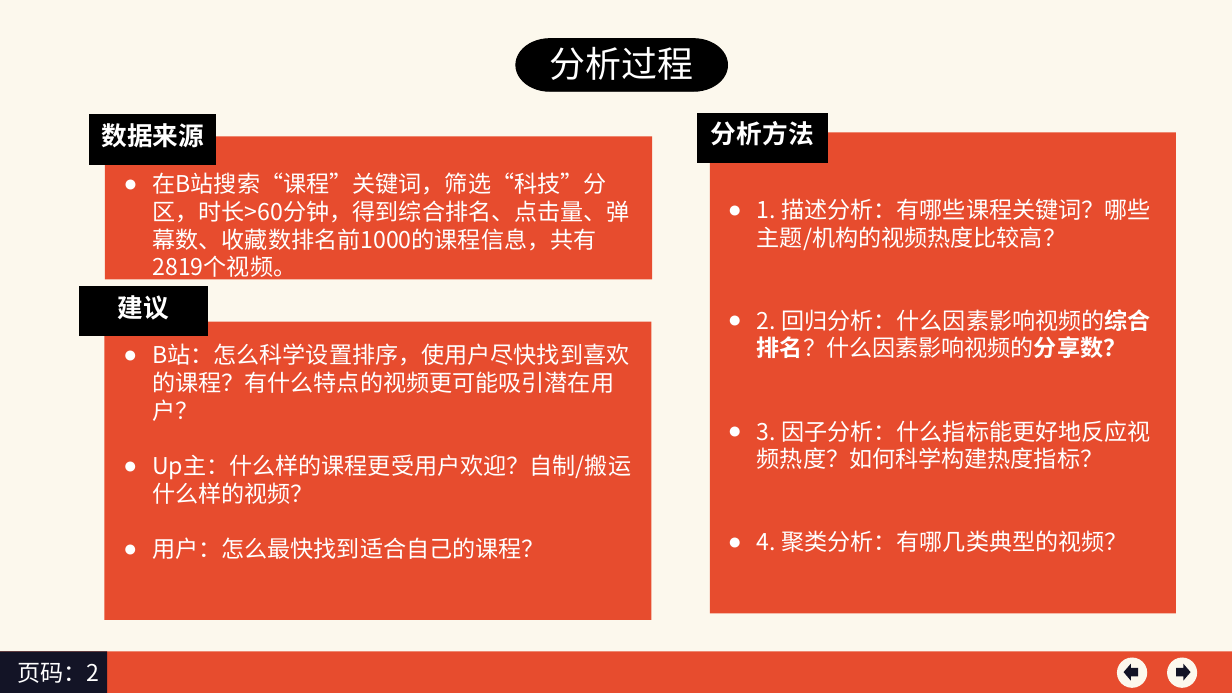
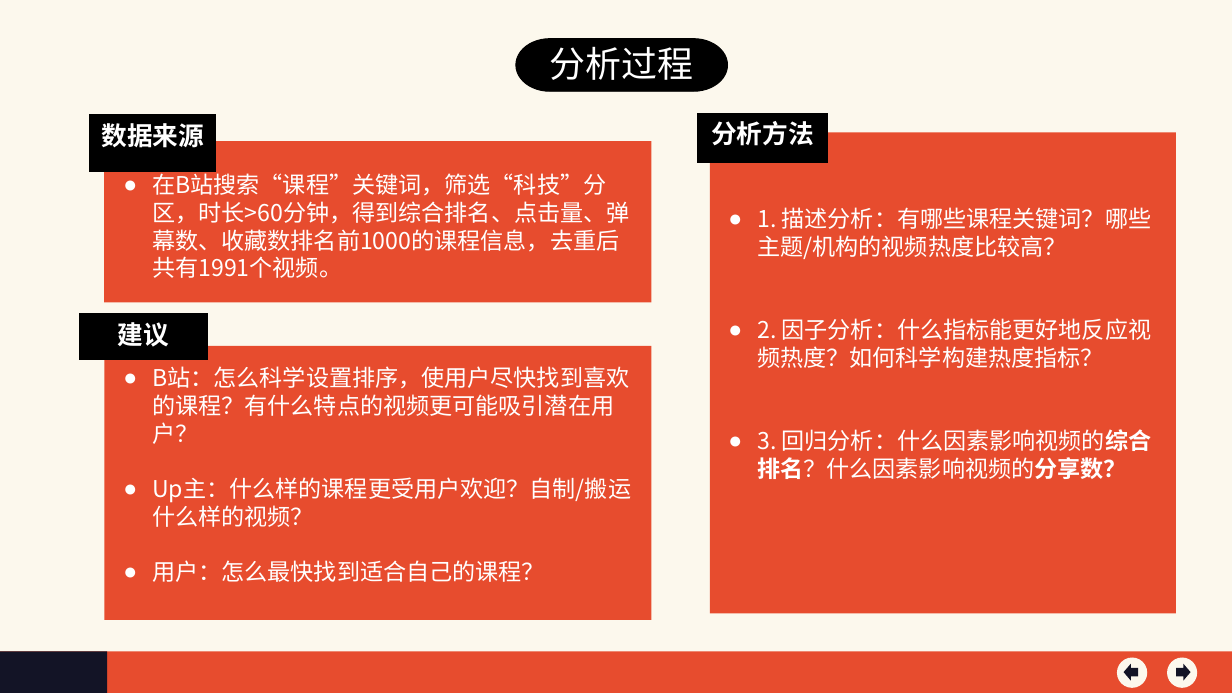
Before and after one commit to YuweiShen/CaseStudy, a slide deck: slide 3 of CaseStudy/B站学习.ppt. Drawn at 1232x693 pixels with LibreOffice and Linux fonts; fonts in the diff are those of the drawing. Boxes give left, top, right and bottom in pixels: in the first picture for what was removed or moved away, otherwise in the second. Text is boxed around its words. In the diff, an @@ line names an element or a change of style, - is before the commit and + after.

```diff
--- a/CaseStudy/B站学习.ppt
+++ b/CaseStudy/B站学习.ppt
@@ rectangle "数据来源": place and size @@
-rectangle "数据来源" at bbox=[90, 115, 215, 164]
+rectangle "数据来源" at bbox=[90, 115, 215, 171]
@@ rectangle: place and size @@
-rectangle at bbox=[105, 137, 652, 280]
+rectangle at bbox=[104, 141, 651, 303]
@@ text at bbox=[152, 170, 629, 278]: text changed @@
-● 在B站搜索“课程”关键词，筛选“科技”分区，时长>60分钟，得到综合排名、点击量、弹幕数、收藏数排名前1000的课程信息，共有2819个视频。
+● 在B站搜索“课程”关键词，筛选“科技”分区，时长>60分钟，得到综合排名、点击量、弹幕数、收藏数排名前1000的课程信息，去重后共有1991个视频。
@@ text "1. 描述分析：有哪些课程关键词？哪些主题/机构的视频热度比较高？": place and size @@
-text "1. 描述分析：有哪些课程关键词？哪些主题/机构的视频热度比较高？" at bbox=[757, 198, 1151, 552]
+text "1. 描述分析：有哪些课程关键词？哪些主题/机构的视频热度比较高？" at bbox=[757, 207, 1152, 479]
@@ rectangle "建议": place and size @@
-rectangle "建议" at bbox=[79, 286, 207, 335]
+rectangle "建议" at bbox=[79, 314, 207, 359]
@@ text at bbox=[757, 318, 1152, 479]: text changed @@
-● 2. 回归分析：什么因素影响视频的综合排名？什么因素影响视频的分享数？
-● 3. 因子分析：什么指标能更好地反应视频热度？如何科学构建热度指标？
-● 4. 聚类分析：有哪几类典型的视频？
+● 2. 因子分析：什么指标能更好地反应视频热度？如何科学构建热度指标？
+● 3. 回归分析：什么因素影响视频的综合排名？什么因素影响视频的分享数？
@@ rectangle: place and size @@
-rectangle at bbox=[104, 321, 651, 620]
+rectangle at bbox=[104, 345, 651, 620]
@@ text "B站：怎么科学设置排序，使用户尽快找到喜欢的课程？有什么特点的视频更可能吸引潜在用户？": place and size @@
-text "B站：怎么科学设置排序，使用户尽快找到喜欢的课程？有什么特点的视频更可能吸引潜在用户？" at bbox=[152, 343, 631, 559]
+text "B站：怎么科学设置排序，使用户尽快找到喜欢的课程？有什么特点的视频更可能吸引潜在用户？" at bbox=[152, 366, 631, 582]
@@ text removed at bbox=[17, 663, 99, 683] @@
-页码：2
```
Also in this commit, not shown: 9 other slides changed, 15 slides added, 6 slides removed.
